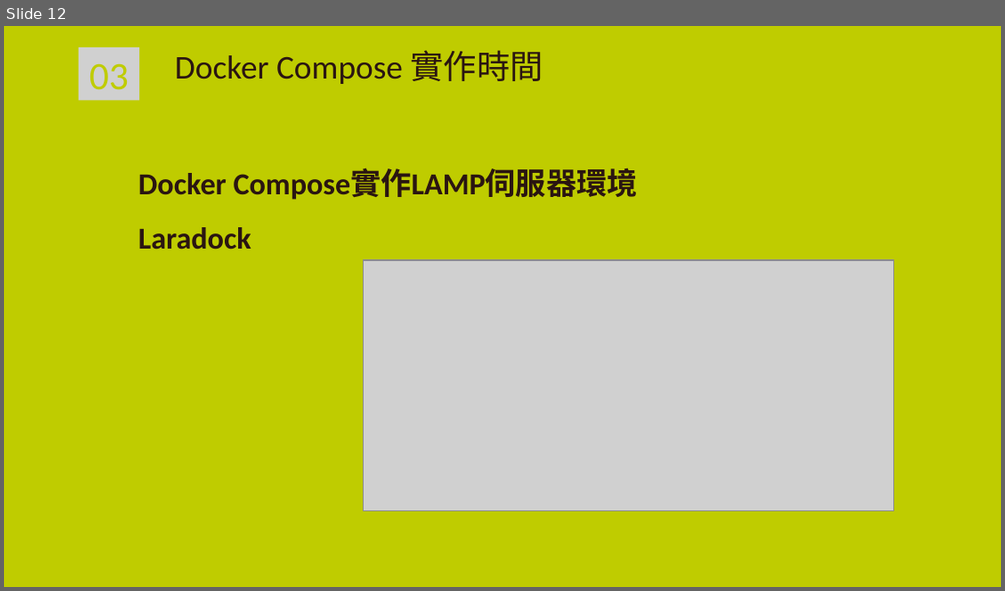
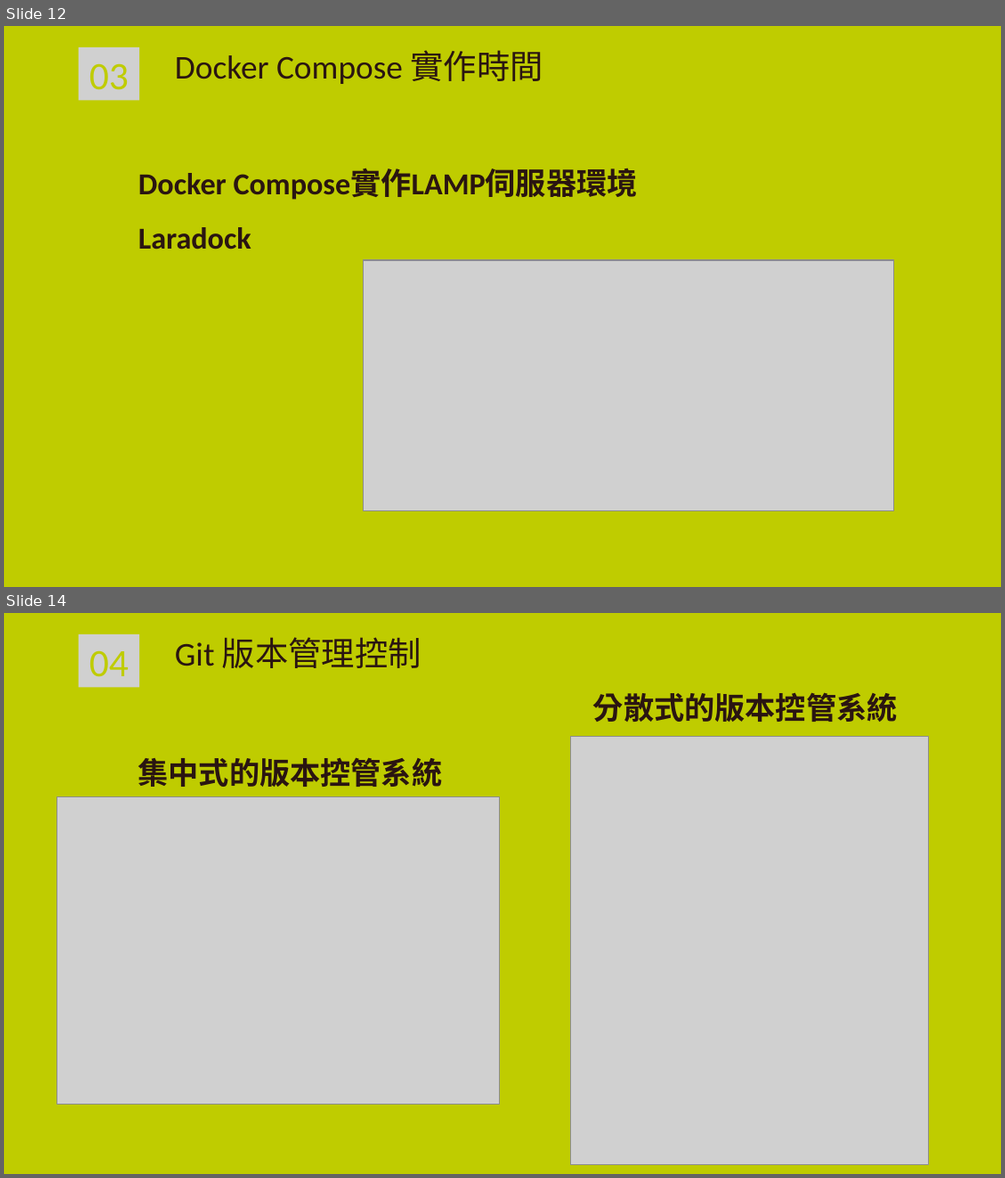
Before and after one commit to TerryHuangchungyo/docker_practice, a slide deck: 容器.pptx. Shown one above the other, each under a label of ours: slide 12 before the commit, slides 12 and 14 after it; the slides between them are not shown. The pictures are 1005x591 and 1005x1178 pixels, drawn with LibreOffice and Linux fonts; fonts in the diff are those of the drawing; grey boxes stand for pictures; background and template pictures are left out. Boxes give left, top, right and bottom in pixels: in the first picture for what was removed or moved away, otherwise in the second. Text is boxed around its words. In the diff, an @@ line names an element or a change of style, - is before the commit and + after.

```diff
--- a/容器.pptx
+++ b/容器.pptx
@@ slide 14 added at (x1=4, y1=613, x2=1001, y2=1174), background picture (left out) @@
@@ picture added at (x1=79, y1=634, x2=139, y2=687), 28 pt, text #BFCC00 @@
+04
@@ text added at (x1=175, y1=637, x2=421, y2=668), 24 pt, text #2A1511 @@
+Git 版本管理控制
@@ rectangle added at (x1=168, y1=676, x2=546, y2=680), fill #BFCC00 @@
@@ text added at (x1=593, y1=692, x2=898, y2=722), 22 pt, text #2A1511, bold @@
+分散式的版本控管系統
@@ picture added at (x1=571, y1=737, x2=929, y2=1165) @@
@@ text added at (x1=138, y1=757, x2=443, y2=787), 22 pt, text #2A1511, bold @@
+集中式的版本控管系統
@@ picture added at (x1=57, y1=796, x2=500, y2=1103) @@
```
Also in this commit, not shown: 3 slides changed, 1 slide removed, 1 other file.
